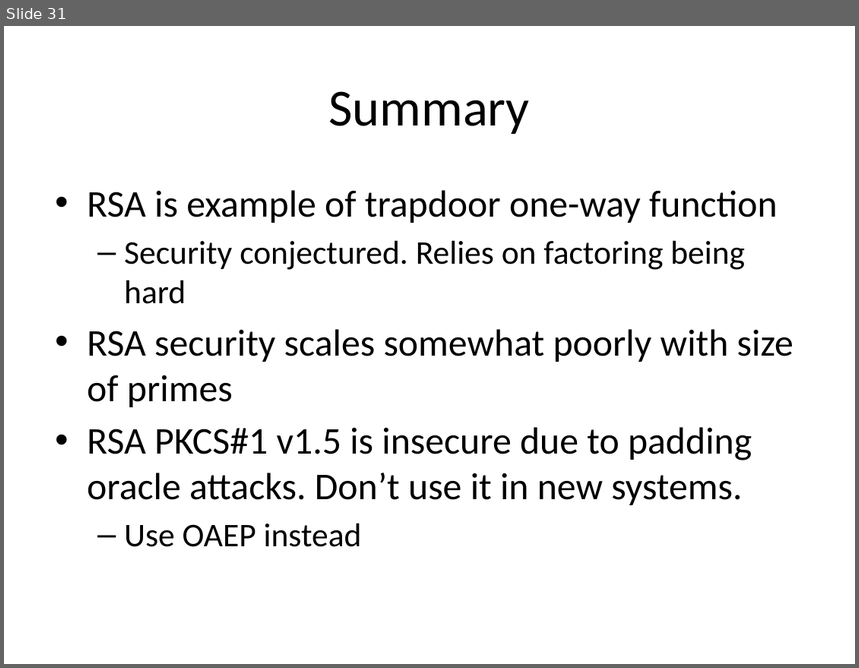
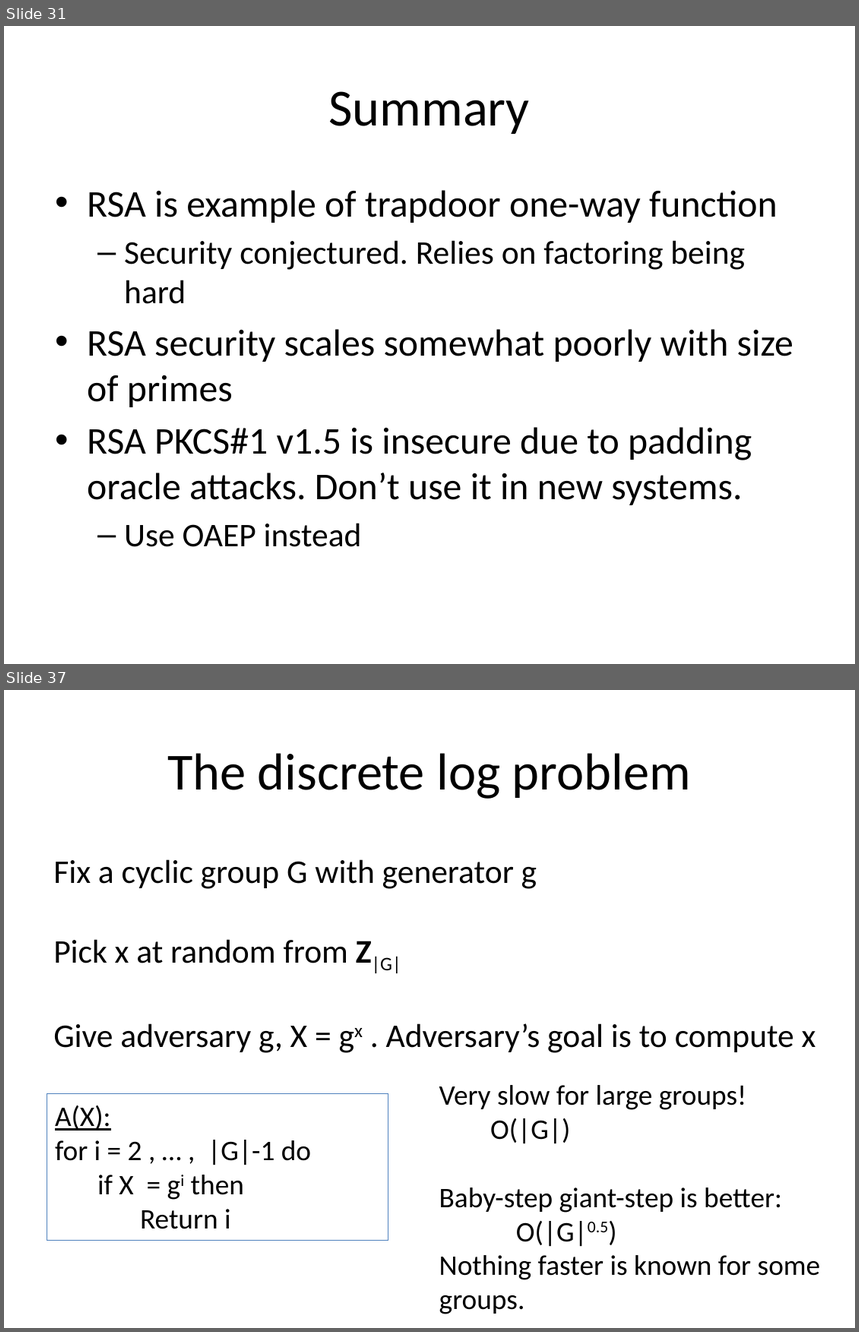
Before and after one commit to varunnagpaal/CS5830-Spring16, a slide deck: slides/rsa.pptx. Shown one above the other, each under a label of ours: slide 31 before the commit, slides 31 and 37 after it; the slides between them are not shown. The pictures are 859x668 and 859x1332 pixels, drawn with LibreOffice and Linux fonts; fonts in the diff are those of the drawing. Boxes give left, top, right and bottom in pixels: in the first picture for what was removed or moved away, otherwise in the second. Text is boxed around its words. In the diff, an @@ line names an element or a change of style, - is before the commit and + after.

```diff
--- a/slides/rsa.pptx
+++ b/slides/rsa.pptx
@@ slide 37 added at (x1=4, y1=690, x2=855, y2=1328), background #FFFFFF @@
@@ title added at (x1=167, y1=753, x2=691, y2=799), 44 pt, text #000000 @@
+The discrete log problem
@@ text added at (x1=53, y1=859, x2=816, y2=1053), 28 pt, text #000000 @@
+Fix a cyclic group G with generator g
+Pick x at random from Z|G|
+Give adversary g, X = gx . Adversary’s goal is to compute x
@@ rectangle added at (x1=47, y1=1094, x2=389, y2=1241), outline #4F81BD 0.75 pt, 24 pt, text #000000 @@
+A(X):
+for i = 2 , … , |G|-1 do
+if X = gi then
+Return i
@@ text added at (x1=439, y1=1085, x2=821, y2=1315), 24 pt, text #000000 @@
+Very slow for large groups!
+O(|G|)
+Baby-step giant-step is better:
+O(|G|0.5)
+Nothing faster is known for some
+groups.
```
Also in this commit, not shown: 8 other slides added, 2 other files.
